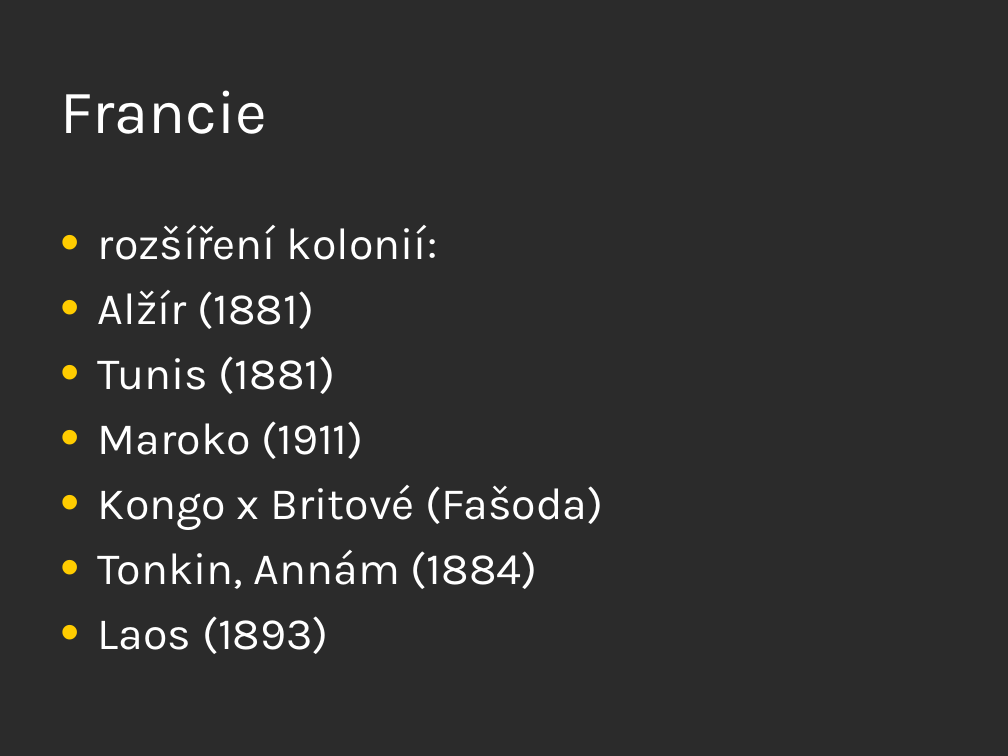
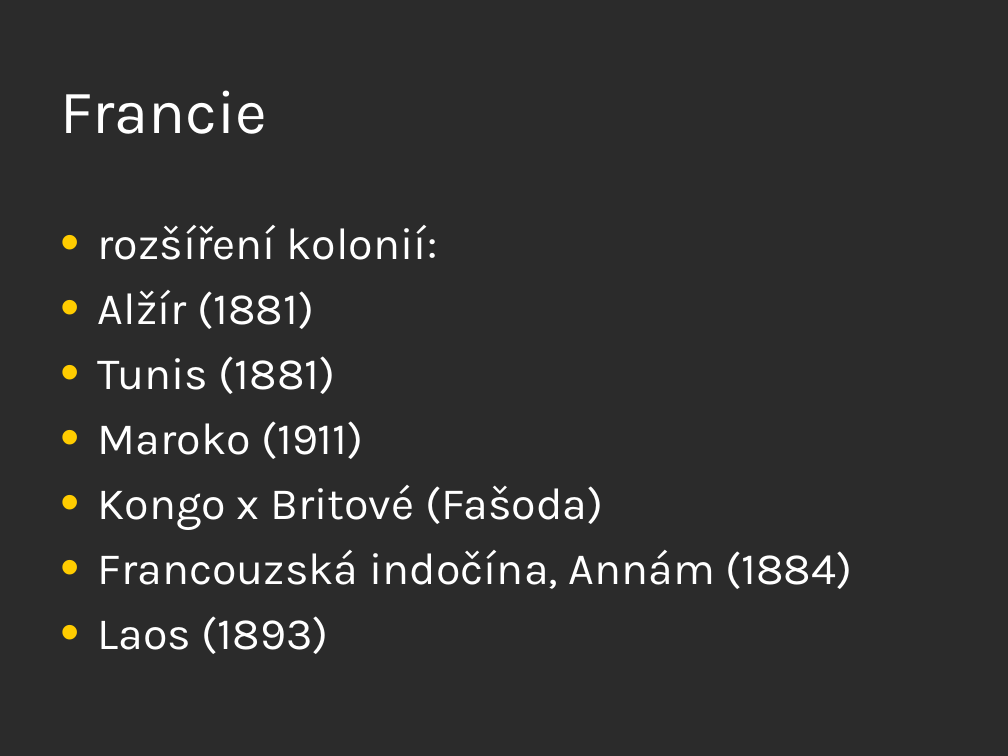
Before and after one commit to JiriKalvoda/zapisky, a slide deck: slide 7 of d/17._Kolonialni_velmoci.ppt. Drawn at 1008x756 pixels with LibreOffice and Linux fonts; fonts in the diff are those of the drawing; background and template pictures are left out; a plain dark background stands for a picture behind light text. Boxes give left, top, right and bottom in pixels: in the first picture for what was removed or moved away, otherwise in the second. Text is boxed around its words. In the diff, an @@ line names an element or a change of style, - is before the commit and + after.

```diff
--- a/d/17._Kolonialni_velmoci.ppt
+++ b/d/17._Kolonialni_velmoci.ppt
@@ text at (98, 550, 853, 589): text changed @@
-• Tonkin, Annám (1884)
+• Francouzská indočína, Annám (1884)
```
Also in this commit, not shown: 3 other slides changed, 1 slide added, 1 other file.
